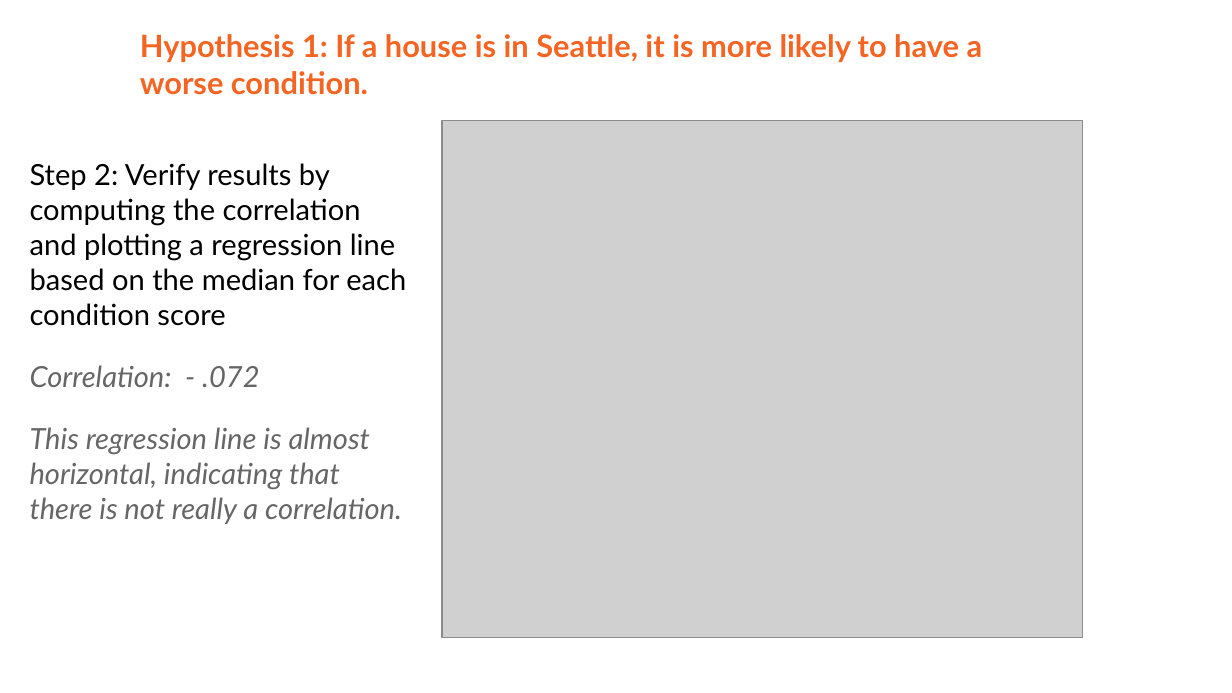
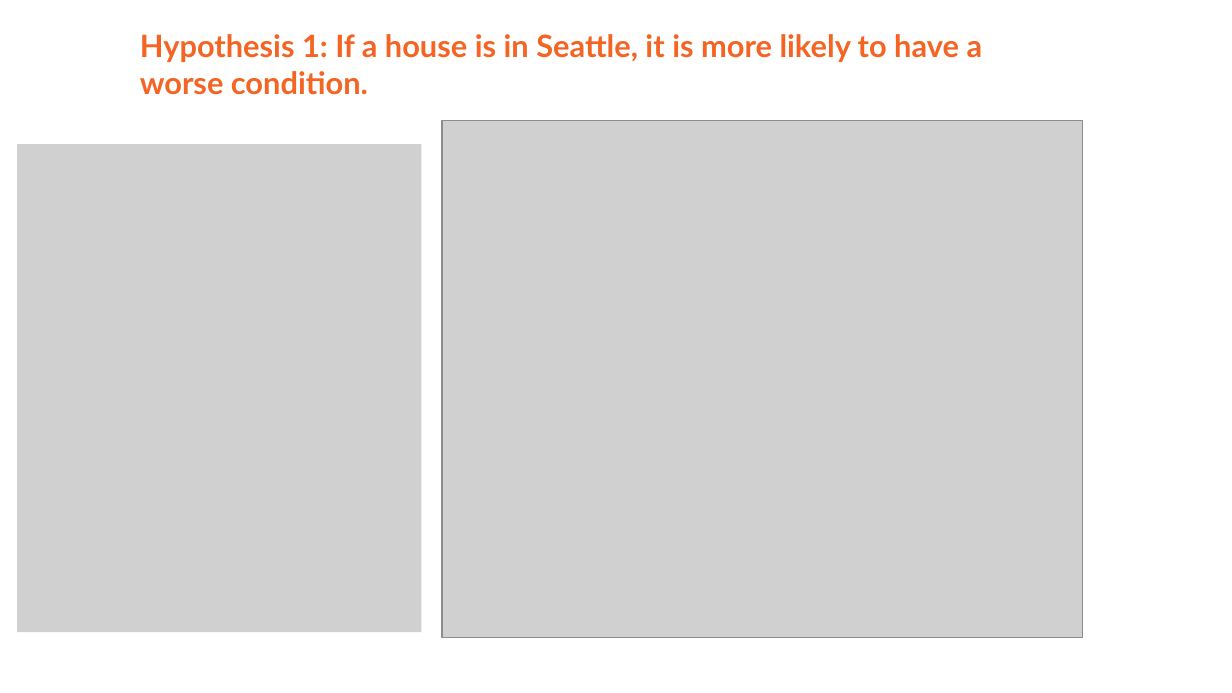
Before and after one commit to hannahdoyal/eda-real-estate-data, a slide deck: slide 4 of king_county_project_presentation.pptx. Drawn at 1232x693 pixels with LibreOffice and Linux fonts; fonts in the diff are those of the drawing; grey boxes stand for pictures. Boxes give left, top, right and bottom in pixels: in the first picture for what was removed or moved away, otherwise in the second. Text is boxed around its words. In the diff, an @@ line names an element or a change of style, - is before the commit and + after.

```diff
--- a/king_county_project_presentation.pptx
+++ b/king_county_project_presentation.pptx
@@ picture added at (x1=17, y1=144, x2=421, y2=632) @@
@@ text removed at (x1=30, y1=163, x2=406, y2=524) @@
-Step 2: Verify results by computing the correlation and plotting a regression line based on the median for each condition score
-Correlation: - .072
-This regression line is almost horizontal, indicating that there is not really a correlation.
```
Also in this commit, not shown: 1 other file.
